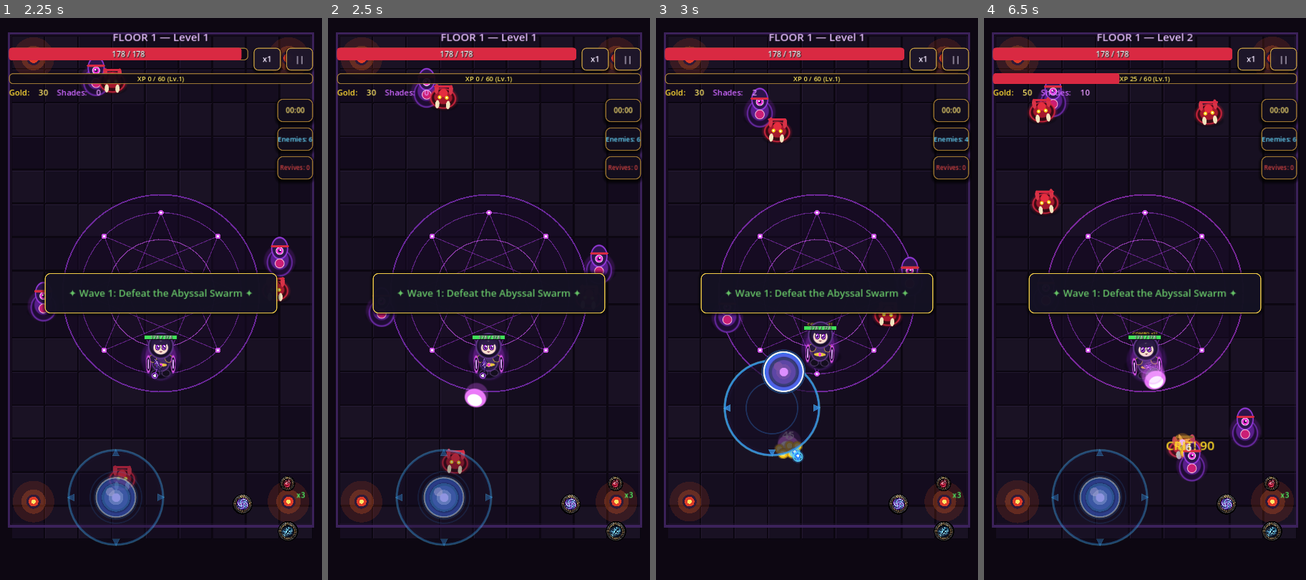
Above: before the commit, frames 1-4 (left to right).
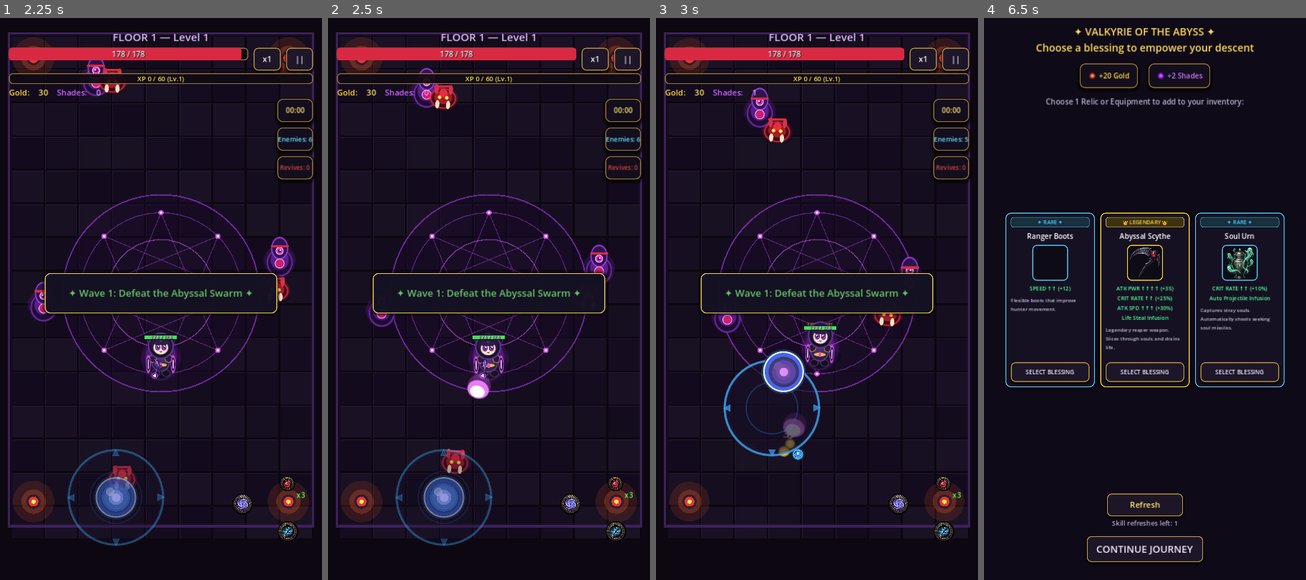
Above: after the commit, the same moments.

Repository: sundar1236/DarkSummoner
Game: Godot game, scene res://scenes/main/main.tscn
Two runs of this game, one before a commit and one after it. Both use one fixed random seed, a clock stepped at 60 frames per second and the inputs below.
Inputs (mouse positions are in pixels of both pictures, inside the frame that each line leads up to):
- Up to frame 1 (2.25 s): click "Normal 1.0x" at 0.5 s; click "Normal 1.0x" at 1.25 s; click "Start (x5 ⚡)" at 2 s
- Up to frame 2 (2.5 s): no input
- Up to frame 3 (3 s): tap Enter at 2.75 s; drag from (771, 405) to (849, 169) at 2.77 s
- Up to frame 4 (6.5 s): drag from (1080, 321) to (1109, 450) at 3.52 s; move the mouse to (1177, 169) at 4.27 s; hold D 4.28-5 s; tap Enter at 4.35 s; click (1145, 546) at 5 s, where only the run before the commit has a clickable "CONTINUE JOURNEY"; click (1260, 557) at 5.75 s, where only the run before the commit has a clickable "DONE"

Frame 1 is identical in both runs. In frame 2, 0.6% of the frame differs, in the area x 42-55%, y 55-70%; in frame 3, 0.4%; in frame 4, 22%, in the area x 2-98%, y 1-97%.
Error in both runs: Cannot call method 'create_timer' on a null value. (res://scripts/combat/coin_pickup.gd:41)

Commit message:
Keep persistent equipment out of the in-run Summoning Circle

Diff:
--- a/scripts/core/game_manager.gd
+++ b/scripts/core/game_manager.gd
@@ -151,6 +151,10 @@
 	for item_id in starter_ids:
 		var data := ItemDatabase.get_item(item_id)
 		if data:
+			# Persistent equipment is handled by the six character gear slots.
+			# The in-run Summoning Circle only receives runes, cores, and relics.
+			if not data.equipment_slot.is_empty():
+				continue
 			var inst := ItemInstance.new(data, Vector2i(slot_x, slot_y), 0)
 			if grid_manager.can_place_item(inst, inst.grid_pos, altar_items):
 				altar_items.append(inst)
